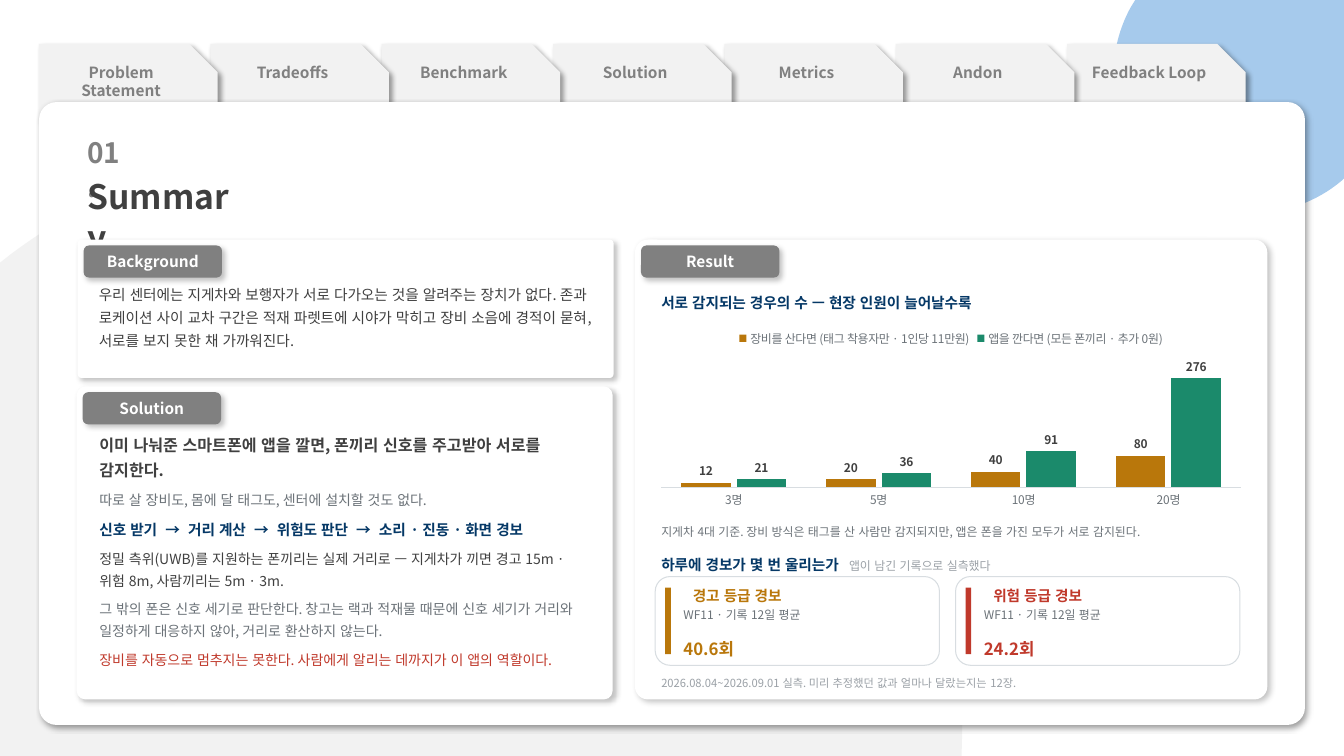
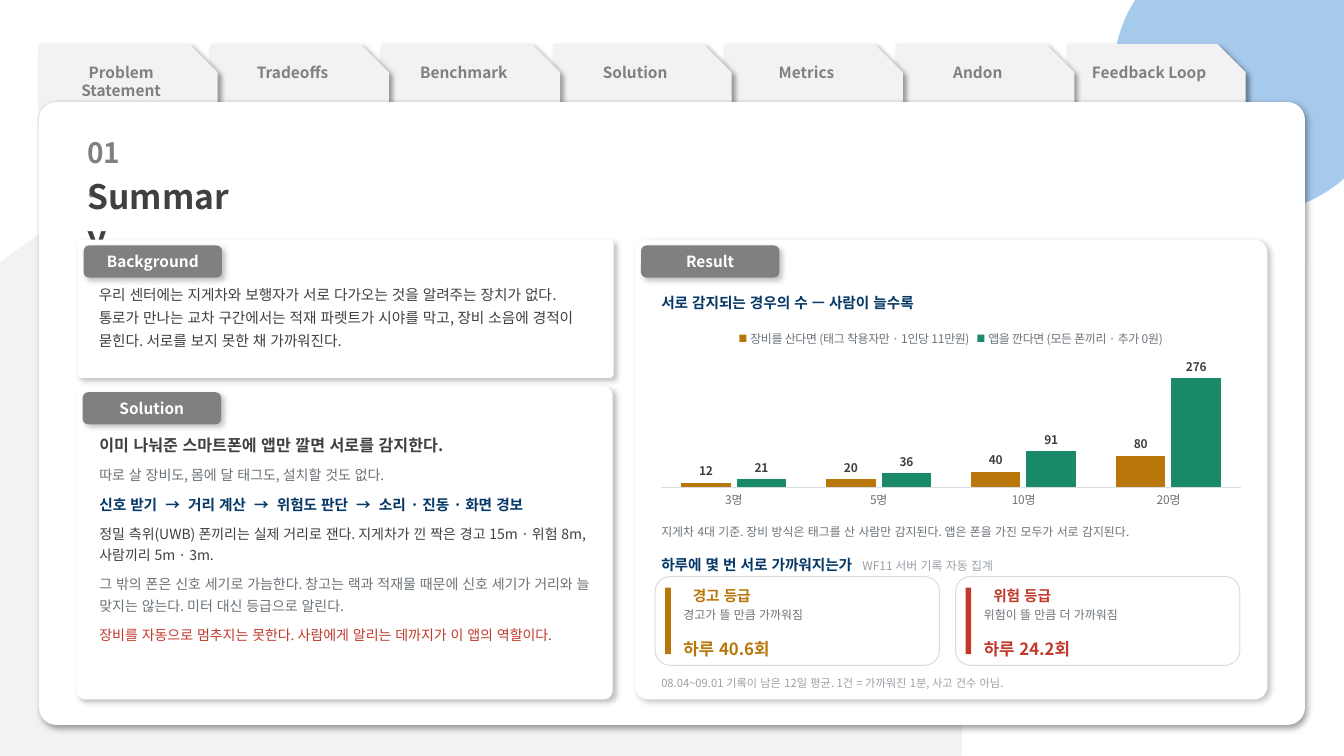
Before and after one commit to pslymzero-cyber/SafeAlert, a slide deck: slide 3 of docs/presentation/contest/SafeAlert_CouSolve_Contest.pptx. Drawn at 1344x756 pixels with LibreOffice and Linux fonts; fonts in the diff are those of the drawing. Boxes give left, top, right and bottom in pixels: in the first picture for what was removed or moved away, otherwise in the second. Text is boxed around its words. In the diff, an @@ line names an element or a change of style, - is before the commit and + after.

```diff
--- a/docs/presentation/contest/SafeAlert_CouSolve_Contest.pptx
+++ b/docs/presentation/contest/SafeAlert_CouSolve_Contest.pptx
@@ text in rounded rectangle at (99,288,573,347): text changed @@
-우리 센터에는 지게차와 보행자가 서로 다가오는 것을 알려주는 장치가 없다. 존과 로케이션 사이 교차 구간은 적재 파렛트에 시야가 막히고 장비 소음에 경적이 묻혀, 서로를 보지 못한 채 가까워진다.
+우리 센터에는 지게차와 보행자가 서로 다가오는 것을 알려주는 장치가 없다. 통로가 만나는 교차 구간에서는 적재 파렛트가 시야를 막고, 장비 소음에 경적이 묻힌다. 서로를 보지 못한 채 가까워진다.
@@ text at (661,295,913,310): text changed @@
-서로 감지되는 경우의 수 — 현장 인원이 늘어날수록
+서로 감지되는 경우의 수 — 사람이 늘수록
@@ text in rounded rectangle at (99,437,444,483): text changed @@
-이미 나눠준 스마트폰에 앱을 깔면, 폰끼리 신호를 주고받아 서로를 감지한다.
-따로 살 장비도, 몸에 달 태그도, 센터에 설치할 것도 없다.
+이미 나눠준 스마트폰에 앱만 깔면 서로를 감지한다.
+따로 살 장비도, 몸에 달 태그도, 설치할 것도 없다.
@@ text in rounded rectangle at (99,527,590,612): text changed @@
-정밀 측위(UWB)를 지원하는 폰끼리는 실제 거리로 — 지게차가 끼면 경고 15m · 위험 8m, 사람끼리는 5m · 3m.
-그 밖의 폰은 신호 세기로 판단한다. 창고는 랙과 적재물 때문에 신호 세기가 거리와 일정하게 대응하지 않아, 거리로 환산하지 않는다.
+정밀 측위(UWB) 폰끼리는 실제 거리로 잰다. 지게차가 낀 짝은 경고 15m · 위험 8m, 사람끼리 5m · 3m.
+그 밖의 폰은 신호 세기로 가늠한다. 창고는 랙과 적재물 때문에 신호 세기가 거리와 늘 맞지는 않는다. 미터 대신 등급으로 알린다.
@@ text at (661,526,1129,537): text changed @@
-지게차 4대 기준. 장비 방식은 태그를 산 사람만 감지되지만, 앱은 폰을 가진 모두가 서로 감지된다.
+지게차 4대 기준. 장비 방식은 태그를 산 사람만 감지된다. 앱은 폰을 가진 모두가 서로 감지된다.
@@ text at (661,557,993,572): text changed @@
-하루에 경보가 몇 번 울리는가 앱이 남긴 기록으로 실측했다
+하루에 몇 번 서로 가까워지는가 WF11 서버 기록 자동 집계
@@ text at (693,588,751,603): text changed @@
-경고 등급 경보
+경고 등급
@@ text at (993,588,1051,603): text changed @@
-위험 등급 경보
+위험 등급
@@ text at (683,609,803,620): text changed @@
-WF11 · 기록 12일 평균
+경고가 뜰 만큼 가까워짐
@@ text at (984,609,1118,620): text changed @@
-WF11 · 기록 12일 평균
+위험이 뜰 만큼 더 가까워짐
@@ text at (683,641,770,657): text changed @@
-40.6회
+하루 40.6회
@@ text at (984,641,1070,657): text changed @@
-24.2회
+하루 24.2회
@@ text at (661,678,1004,689): text changed @@
-2026.08.04~2026.09.01 실측. 미리 추정했던 값과 얼마나 달랐는지는 12장.
+08.04~09.01 기록이 남은 12일 평균. 1건 = 가까워진 1분, 사고 건수 아님.
```
Also in this commit, not shown: 12 other slides changed, 2 other files.
